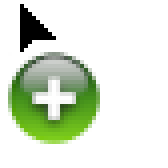
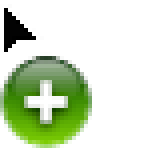
Before/after of a 168x168 layered artwork. What changed in the layer stack:
painted on "Copy" over [0,52,100,148]
painted on "Arrow" over [4,4,64,60]
